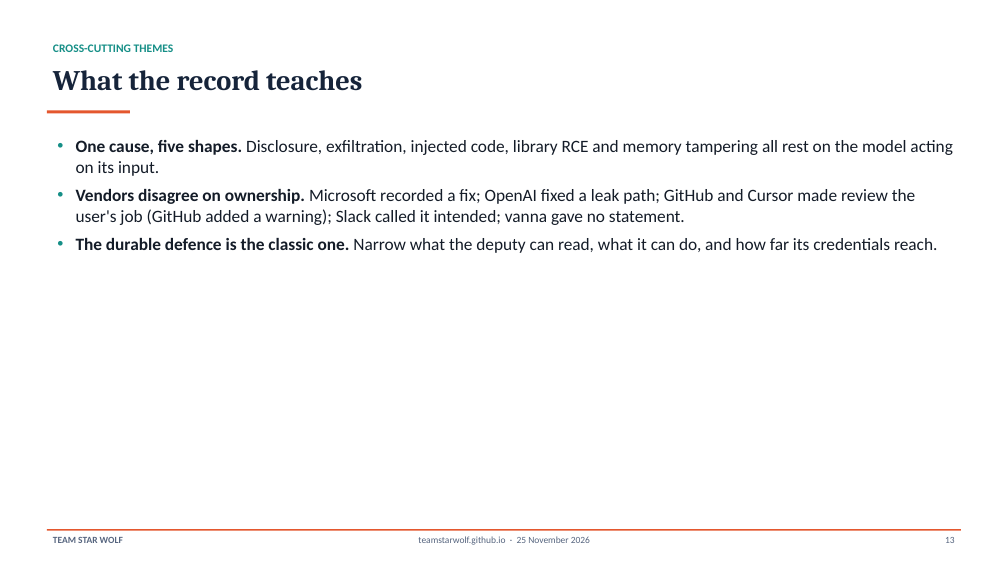
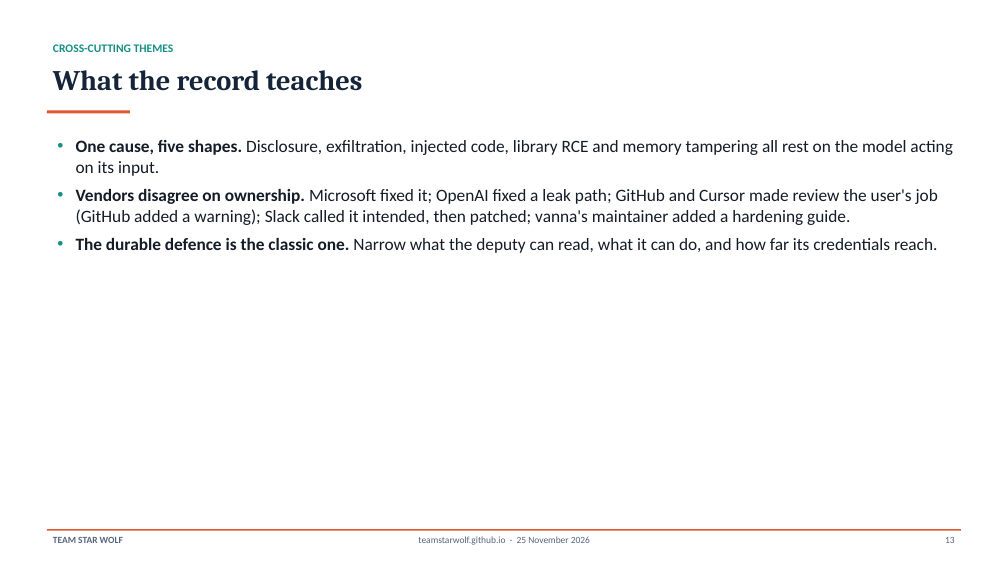
Before and after one commit to TeamStarWolf/TeamStarWolf, a slide deck: slide 13 of case-studies/slides/AI_Assistant_Prompt_Injection_Case_Study.pptx. Drawn at 1008x567 pixels with LibreOffice and Linux fonts; fonts in the diff are those of the drawing. Boxes give left, top, right and bottom in pixels: in the first picture for what was removed or moved away, otherwise in the second. Text is boxed around its words. In the diff, an @@ line names an element or a change of style, - is before the commit and + after.

```diff
--- a/case-studies/slides/AI_Assistant_Prompt_Injection_Case_Study.pptx
+++ b/case-studies/slides/AI_Assistant_Prompt_Injection_Case_Study.pptx
@@ text at [76,189,938,225]: text changed @@
-• Vendors disagree on ownership. Microsoft recorded a fix; OpenAI fixed a leak path; GitHub and Cursor made review the user's job (GitHub added a warning); Slack called it intended; vanna gave no statement.
+• Vendors disagree on ownership. Microsoft fixed it; OpenAI fixed a leak path; GitHub and Cursor made review the user's job (GitHub added a warning); Slack called it intended, then patched; vanna's maintainer added a hardening guide.
```
Also in this commit, not shown: 4 other slides changed, 6 other files.
